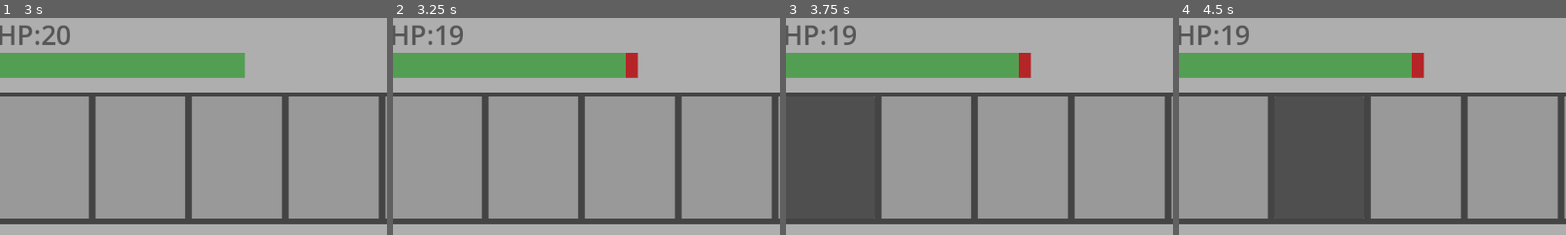
Above: before the commit, frames 1-4 (left to right).
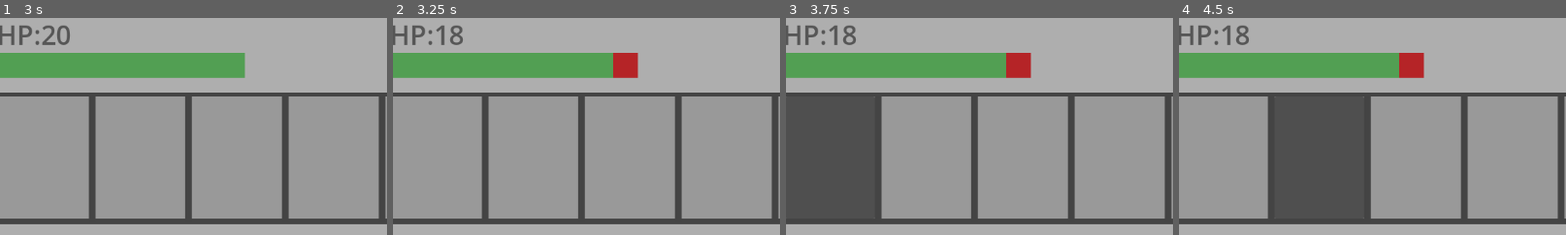
Above: after the commit, the same moments.

Repository: harrilo-boop/Final-design
Game: Godot game, scene res://scenes/map_scene/overworld.tscn
The game is run twice, just before and just after one commit, with the same random seed, the same clock (stepped at 60 frames per second) and the same inputs.
Inputs (mouse positions are % of the whole screen's width and height, from its top left):
- Up to frame 1 (3 s): tap Enter at 0.5 s; hold D (ui_right) 0.53-1.28 s; tap E (ui_interact) at 0.6, 1.35 s; tap Space at 1.25 s; hold S (ui_down) 1.28-2 s; click "Attack" at 2 s; click "Item" at 2.75 s
- Up to frame 2 (3.25 s): no input
- Up to frame 3 (3.75 s): click (12, 81) at 3.5 s
- Up to frame 4 (4.5 s): click (25, 81) at 4.25 s
The pictures show only the part of the screen within x 7-56%, y 49-99%; the shares and areas given below are measured in that part.

Frame 1 is identical in both runs. In frame 2, 0.5% of the frame differs, in the area x 14-61%, y 3-28%; in frame 3, 0.5%; in frame 4, 0.5%.

Commit message:
progressing on item system

Diff:
--- /dev/null
+++ b/final-project/resources/Item/Buff_item/AttackUpPotion.tres
@@ -0,0 +1,14 @@
+[gd_resource type="Resource" script_class="item_resource" format=3 uid="uid://b8dmqf43cnrb8"]
+
+[ext_resource type="Script" uid="uid://dbd68g4nt4do" path="res://script/Resource_script/Item/resource_item.gd" id="1_ecmcb"]
+
+[resource]
+script = ExtResource("1_ecmcb")
+item_name = "Attack Up Potion"
+description = "Increase the attack damage"
+max_stack_size = 10
+use_in_world = false
+effect_type = 5
+damage = 5
+duration = 3
+metadata/_custom_type_script = "uid://dbd68g4nt4do"
--- a/final-project/resources/Item/Defend_item/TemporarySheild.tres
+++ b/final-project/resources/Item/Defend_item/TemporarySheild.tres
@@ -9,5 +9,5 @@
 max_stack_size = 5
 use_in_world = false
 defend_amount = 3
-duration = 1
+duration = 3
 metadata/_custom_type_script = "uid://dbd68g4nt4do"
--- /dev/null
+++ b/final-project/resources/Item/Defend_item/WoodSheild.tres
@@ -0,0 +1,13 @@
+[gd_resource type="Resource" script_class="item_resource" format=3 uid="uid://qcmuktoqlc36"]
+
+[ext_resource type="Script" uid="uid://dbd68g4nt4do" path="res://script/Resource_script/Item/resource_item.gd" id="1_8rn0g"]
+
+[resource]
+script = ExtResource("1_8rn0g")
+item_name = "Woof Sheild"
+description = "Resist damage from enemy"
+use_in_world = false
+effect_type = 4
+defend_amount = 5
+duration = 1
+metadata/_custom_type_script = "uid://dbd68g4nt4do"
--- /dev/null
+++ b/final-project/resources/Item/StrongHealPotion.tres
@@ -0,0 +1,12 @@
+[gd_resource type="Resource" script_class="item_resource" format=3 uid="uid://byl6fe52f1b0q"]
+
+[ext_resource type="Script" uid="uid://dbd68g4nt4do" path="res://script/Resource_script/Item/resource_item.gd" id="1_uej1o"]
+
+[resource]
+script = ExtResource("1_uej1o")
+item_name = "Strong Heal Potion"
+description = "Heal more health for player"
+max_stack_size = 5
+effect_type = 1
+heal_amount = 20
+metadata/_custom_type_script = "uid://dbd68g4nt4do"
--- a/final-project/scenes/UI_scene/In_battle.tscn
+++ b/final-project/scenes/UI_scene/In_battle.tscn
@@ -81,7 +81,7 @@
 
 [sub_resource type="StyleBoxFlat" id="StyleBoxFlat_ft0od"]
 
-[node name="Node2D" type="Node2D" unique_id=1501097680 node_ …(152 unchanged characters)… ", "tech_3", "tech_4", "item_options", "item_1", "item_2", "item_3", "item_4", "item_5", "item_6", "item_7", "Battle_end", "learn_tech_yes", "learn_tech_no", "learn_label")]
+[node name="Node2D" type="Node2D" unique_id=1501097680 node_ …(152 unchanged characters)… ", "tech_3", "tech_4", "item_options", "Battle_end", "learn_tech_yes", "learn_tech_no", "learn_label")]
 script = ExtResource("1_cve37")
 turn_label = NodePath("Stats_UI/Turn_label")
 hp_ui = NodePath("Stats_UI/Playerhp_label")
@@ -98,13 +98,6 @@
 tech_3 = NodePath("Tech_options/Option3_button/Option3")
 tech_4 = NodePath("Tech_options/Option4_button/Option4")
 item_options = NodePath("Item_options")
-item_1 = NodePath("Item_options/Item_option1/Item_1")
-item_2 = NodePath("Item_options/Item_option2/Item_2")
-item_3 = NodePath("Item_options/Item_option3/Item_3")
-item_4 = NodePath("Item_options/Item_option4/Item_4")
-item_5 = NodePath("Item_options/Item_option5/Item_5")
-item_6 = NodePath("Item_options/Item_option6/Item_6")
-item_7 = NodePath("Item_options/Item_option7/Item_7")
 Battle_end = NodePath("Battle_End")
 learn_tech_yes = NodePath("Battle_End/PanelContainer/Learn_yes")
 learn_tech_no = NodePath("Battle_End/PanelContainer2/Learn_no")
@@ -194,7 +187,6 @@
 show_percentage = false
 
 [node name="Options_button" type="Control" parent="." unique_id=478916685]
-visible = false
 layout_mode = 3
 anchors_preset = 0
 offset_left = 1.0
@@ -258,7 +250,6 @@
 text = "Escape"
 
 [node name="Tech_options" type="Control" parent="." unique_id=445906618]
-visible = false
 layout_mode = 3
 anchors_preset = 0
 offset_left = 102.0
@@ -324,7 +315,6 @@
 text = "Option4"
 
 [node name="Item_options" type="Control" parent="." unique_id=576367030]
-visible = false
 layout_mode = 3
 anchors_preset = 0
 offset_left = 69.0
@@ -463,7 +453,7 @@
 [connection signal="timeout" from="Change_turn" to="." method="_enemy_turn"]
 [connection signal="pressed" from="Options_button/Attack_button/Attack" to="." method="_attack_choose"]
 [connection signal="pressed" from="Options_button/Tech_button/Tech" to="." method="_on_tech_pressed"]
-[connection signal="pressed" from="Options_button/Item_button/Item" to="." method="_on_item_pressed"]
+[connection signal="pressed" from="Options_button/Item_button/Item" to="." method="update_item_buttons"]
 [connection signal="pressed" from="Options_button/Escape_button/Escape" to="." method="_escape"]
 [connection signal="pressed" from="Tech_options/Option1_button/Option1" to="." method="_on_option_1_pressed"]
 [connection signal="pressed" from="Tech_options/Option2_button/Option2" to="." method="_on_option_2_pressed"]
--- a/final-project/scenes/character_scene/player.tscn
+++ b/final-project/scenes/character_scene/player.tscn
@@ -1,7 +1,6 @@
 [gd_scene format=3 uid="uid://cg7dhxiq2vh30"]
 
 [ext_resource type="Script" uid="uid://dl30bxs27dggi" path="res://script/System_script/player.gd" id="1_746yo"]
-[ext_resource type="Script" uid="uid://cny2173vrtks8" path="res://script/Resource_script/Item/inventory.gd" id="2_qinw1"]
 
 [sub_resource type="CircleShape2D" id="CircleShape2D_g2els"]
 radius = 44.102154
@@ -34,8 +33,5 @@
 
 [node name="Camera2D" type="Camera2D" parent="." unique_id=1230885932]
 
-[node name="Inventory" type="Node2D" parent="." unique_id=110546891]
-script = ExtResource("2_qinw1")
-
 [connection signal="timeout" from="attack_cooldown" to="." method="_attack_timeout"]
 [connection signal="body_entered" from="sword_area" to="." method="_on_sword_hit"]
--- a/final-project/scenes/map_scene/overworld.tscn
+++ b/final-project/scenes/map_scene/overworld.tscn
@@ -34,6 +34,6 @@
 
 [node name="TileMapLayer" type="TileMapLayer" parent="." unique_id=1376892184]
 
-[connection signal="body_entered" from="Itembox1" to="player" method="_open_itembox"]
+[connection signal="body_entered" from="Itembox1" to="player" method="_on_chest_opened"]
 
 [editable path="Door/Door_town"]
--- a/final-project/script/Global_script/global.gd
+++ b/final-project/script/Global_script/global.gd
@@ -3,7 +3,6 @@
 
 
 @export var weapon_resource: Resource
-@export var armor_resource: Resource
 @export var tech_resource: Resource
 @export var item_resource: Resource
 
@@ -15,7 +14,6 @@
 var player_tp:int = 20
 var max_tp:int = 20
 var weapon_atk:int = 1
-var armor_def:int = 1
 
 #Player's current stats
 const MAX_TECH = 4
@@ -27,8 +25,8 @@
 	null
 ]
 var equipped_weapon = null
-var equipped_armor = null
 var tech_replace:bool = false
+var inventory: Inventory
 
 #Player's experience system
 var player_xp:int = 0
@@ -55,11 +53,6 @@
 	"Wood sword": load("res://resources/Weapon/Weapon_base2.tres")
 }
 
-var armors = {
-	"Starter armor": load("res://resources/Armor/Armor_base1.tres"),
-	"Wood armor": load("res://resources/Armor/Armor_base2.tres")
-}
-
 var techs = {
 	#Ability-----Fire
 	"Flame" : load("res://resources/Tech/Fire_tech1.tres"),
@@ -79,6 +72,7 @@
 	"TemporarySheild": load("res://resources/Item/Defend_item/TemporarySheild.tres"),
 	"Heal Potion": load("res://resources/Item/Heal_item/HealPotion.tres"),
 	"Continous Heal Potion": load("res://resources/Item/Heal_item/ContinousHealPotion.tres")
+
 }
 
 #Current technique using as start condition
@@ -88,14 +82,13 @@
 	equipped_tech[2] = null
 	equipped_tech[3] = null
 	equipped_weapon = weapons["Starter sword"]
-	equipped_armor = armors["Starter armor"]
 	xp_needed = level_up(xp_level)
+	inventory = Inventory.new()
+	add_child(inventory)
 
 func player_stats() -> void:
 	#Current weapon using
 	weapon_atk = equipped_weapon.weapon_atk
-	#Current armor using
-	armor_def = equipped_armor.armor_def
 
 #Updating player's health after battle
 func battle_hp_update(current_hp: int):
--- a/final-project/script/Global_script/item_manager.gd
+++ b/final-project/script/Global_script/item_manager.gd
@@ -1,51 +1,32 @@
 extends Node
 
-var player_hp:int = 1
-var player_regen:int = 1
-var player_regen_turn:int = 1
-var total_damage_atk:int = 1
-var enemy_hp:int = 1
-var defend_turn:int = 1
-
-@export var item: item_resource
 @export var player: CharacterBody2D
 @export var speed_timer: Timer
 
-func _ready() -> void:
-	player_hp = Global.player_hp
+func use_item(item:item_resource, battle):
+	match item.effect_type:
+		item_resource.EffectType.HEAL:
+			use_heal(item, battle)
+		item_resource.EffectType.REGEN:
+			use_regen(item, battle)
+		item_resource.EffectType.SHIELD:
+			use_shield(item, battle)
+		item_resource.EffectType.DAMAGE:
+			use_damage(item,battle)
 
-func use_item():
-	match item.effect_type:
+func use_heal(item,battle):
+	battle.player_hp += item.heal_amount
+	battle.player_hp = min(battle.player_hp,battle.max_hp)
 
-		item.EffectType.HEAL:
-			use_heal(item)
+func use_regen(item,battle):
+	battle.regen_amount = item.heal_amount
+	battle.regen_turn = item.duration
 
-		item.EffectType.REGEN:
-			use_regen(item)
+func use_shield(item,battle):
+	battle.shield_amount = item.defend_amount
+	battle.shield_turn = item.duration
 
-		item.EffectType.DAMAGE:
-			use_damage(item)
-
-		item.EffectType.SHIELD:
-			use_shield(item)
-
-
-func use_heal(item):
-	player_hp += item.heal_amount
-
-func use_regen(item):
-	player_regen = item.heal_amount
-	player_regen_turn = item.duration
-
-func use_damage(item):
-	var item_ability = item.ability
-	total_damage_atk = item.damage
-	if item_ability == enemy_resource.weakness:
-		total_damage_atk *= 2
-	elif item_ability == enemy_resource.resistance:
-		total_damage_atk /= 2
-	enemy_hp -= total_damage_atk
-
-func use_shield(item):
-	player_hp += item.defend_amount
-	defend_turn = item.duration
+func use_damage(item,battle):
+	battle.enemy_hp -= item.damage
+	if battle.enemy_hp < 0:
+		battle.enemy_hp = 0
--- a/final-project/script/Resource_script/resource_armor.gd
+++ /dev/null
@@ -1,6 +0,0 @@
-extends Resource
-class_name armor_resource
-
-@export var armor_logo: Texture2D
-@export var armor_name: String
-@export var armor_def:int = 1
--- a/final-project/script/System_script/battle.gd
+++ b/final-project/script/System_script/battle.gd
@@ -10,7 +10,6 @@
 var player_tp:int = 1
 var max_tp:int = 1
 var weapon_atk:int = 1
-var armor_def:int = 1
 var xp_earn:int = 1
 var xp_level:int = 1
 #Enemy variables
@@ -25,9 +24,13 @@
 	null
 ]
 var equipped_weapon = null
-var equipped_armor = null
 var replacing_tech: bool = false
 var item_choosing:bool = false
+var item_buttons: Array[Button]
+var regen_amount = 0
+var regen_turn = 0
+var shield_amount = 0
+var shield_turn = 0
 
 #Damage calculate variables
 var total_damage_atk:int = 0
@@ -43,18 +46,12 @@
 @export var tech_options: Control
 @export var tech_resource: Resource
 @export var enemy_resource: Resource
+@export var item_resource: Resource
 @export var tech_1: Button
 @export var tech_2: Button
 @export var tech_3: Button
 @export var tech_4: Button
 @export var item_options: Control
-@export var item_1: Button
-@export var item_2: Button
-@export var item_3: Button
-@export var item_4: Button
-@export var item_5: Button
-@export var item_6: Button
-@export var item_7: Button
 @export var Battle_end: Control
 @export var learn_tech_yes: Button
 @export var learn_tech_no: Button
@@ -69,7 +66,6 @@
 	max_tp = Global.player_tp
 	enemy_hp = Global.enemy_hp
 	equipped_weapon = Global.equipped_weapon
-	equipped_armor = Global.equipped_armor
 	max_enemy_hp = Global.max_enemy_hp
 	enemy_atk = Global.enemy_atk
 	xp_earn = Global.xp_earn
@@ -81,6 +77,12 @@
 	elif Global.battle_entered_by == "enemy":
 		player_turn = false
 		enemy_turn = true
+	for child in item_options.get_children():
+		if child is Button:
+			item_buttons.append(child)
+	for i in range(item_buttons.size()):
+		item_buttons[i].pressed.connect(select_item.bind(i))
+	update_item_buttons()
 	options_button.show()
 	tech_options.hide()
 	item_options.hide()
@@ -112,6 +114,7 @@
 	enemy_ui.text = "Enemy HP:" + str(enemy_hp)
 	enemy_bar.value = enemy_hp
 	change_turn.start()
+	apply_buff()
 
 func enemy_turn_change() -> void:
 	player_turn = true
@@ -133,12 +136,12 @@
 
 #Enemy turn's settings
 func _enemy_turn() -> void:
-	if enemy_turn == true and player_turn == false and equipped_armor != null:
+	if enemy_turn == true and player_turn == false:
 		_enemy_attack()
 
 func _enemy_attack() -> void:
 	if player_hp >= 1:
-		total_enemy_atk = max(0, enemy_atk - equipped_armor.armor_def)
+		total_enemy_atk = max(0, enemy_atk - shield_amount)
 		player_hp = max(0, player_hp - total_enemy_atk)
 		enemy_turn_change()
 	if player_hp <= 0:
@@ -204,13 +207,40 @@
 	_tech_options(Global.equipped_tech[index].tech_name)
 
 #Player's using item settings----------------------------------------
-func _on_item_pressed() -> void:
+func update_item_buttons():
 	options_button.hide()
 	item_options.show()
-	item_choosing = true
-	var item_buttons: Array= [item_1, item_2, item_3, item_4, item_5, item_6, item_7]
-	#for item in range(7):
-	#	pass #Show sprite and name and stack number
+	for i in range(item_buttons.size()):
+		if i >= Global.inventory.item_slots.size():
+			item_buttons[i].disabled = true
+			item_buttons[i].text = "Empty"
+			continue
+		var slot = Global.inventory.item_slots[i]
+		if slot.item == null:
+			item_buttons[i].disabled = true
+			item_buttons[i].text = "Empty"
+		else:
+			item_buttons[i].disabled = false
+			item_buttons[i].text = slot.item.item_name
+
+func select_item(index:int):
+	var slot = Global.inventory.item_slots[index]
+	if slot.item == null:
+		return
+	ItemManager.use_item(slot.item,self)
+	Global.inventory.remove_item(slot.item)
+	update_item_buttons()
+	player_turn_change()
+
+func apply_buff():
+	if regen_turn > 0:
+		player_hp += regen_amount
+		player_hp = min(player_hp,max_hp)
+		regen_turn -= 1
+	if shield_turn > 0:
+		shield_turn -= 1
+		if shield_turn == 0:
+			shield_amount = 0
 
 #Player's leaving battle settings------------------------------------
 func battle_end() -> void:
--- a/final-project/script/System_script/player.gd
+++ b/final-project/script/System_script/player.gd
@@ -38,8 +38,6 @@
 		speed = speed * 1.2
 	elif Input.is_action_just_released("ui_run"):
 		speed = speed / 1.2
-	if Input.is_action_just_pressed("ui_interact") and open_itembox == true:
-		print("Itembox")
 
 func _on_spawn(position: Vector2, direction: String) -> void:
 	global_position = position
@@ -103,6 +101,6 @@
 func _attack_timeout() -> void:
 	end_attack()
 
-func _open_itembox(body: Node2D) -> void:
-	if body is CharacterBody2D:
-		open_itembox = true
+func _on_chest_opened():
+	print("Get heal potion")
+	Global.inventory.add_item(Global.items["Heal Potion"])
Not shown, removed: final-project/script/Resource_script/resource_armor.gd.uid
